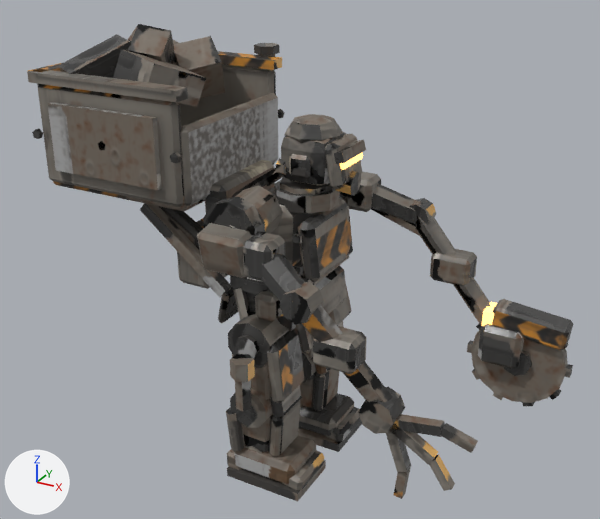
Before and after pictures for a commit that changed the Blender file art/models/vanguard.drone.blend.
Camera for both pictures: a camera (50 mm lens) standing at (0.623, -1.082, 0.916) and looking at (0.03, -0.004, 0.376). Every picture has the same lights, and +X, +Y and +Z are marked at lower left. The first picture is the older version.

The scene before the commit, as lines of its bpy script (objects in view):
```python
me_body = bpy.data.meshes.new('body')
me_body.from_pydata(...)  # 2322 vertices, 2090 faces; spans x -0.28..0.333, y -0.154..0.144, z 0.002..0.539
# faces by material slot: [2066, 24]
me_body.materials.append(mat_servitor)
me_body.materials.append(mat_lamp)  # orange #f3bf6f, glowing orange #ffc46c
ob_body = bpy.data.objects.new('body', me_body)
ob_body.location = (0.0, 0.0, 0.0)
ob_body.scale = (1.35, 1.35, 1.35)
```
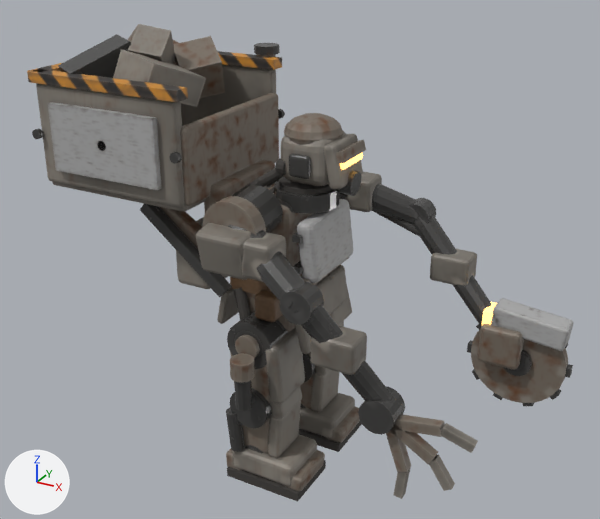
Boxes (x1, y1, x2, y2) around the edits, measured in the pictures (600 x 519 px):
'body', reshaped: before (27, 24, 573, 502); after (27, 24, 574, 502)
part 1 of me_body, added: after (32, 43, 574, 491)
part 2 of me_body, surface changed: (27, 24, 573, 502) in both

Diff of the bpy script that builds the scene:
```diff
--- a/art/models/vanguard.drone.blend.py
+++ b/art/models/vanguard.drone.blend.py
@@ me_body @@
 # used by ob_body; location = (0.0, 0.0, 0.0); scale = (1.35, 1.35, 1.35)
-me_body.from_pydata(...)  # 2322 vertices, 2090 faces; spans x -0.28..0.333, y -0.154..0.144, z 0.002..0.539
+me_body.from_pydata(...)  # 6826 vertices, 6242 faces; spans x -0.28..0.333, y -0.155..0.146, z 0.002..0.539
+# me_body part 1: 4504 vertices added at x -0.276..0.327, y -0.155..0.146, z 0.01..0.505
+# me_body part 2: 536 kept faces spanning x -0.28..0.333, y -0.144..0.141, z 0.002..0.539 get new texture (UV) coordinates
 me_body.materials.append(mat_servitor)
```
